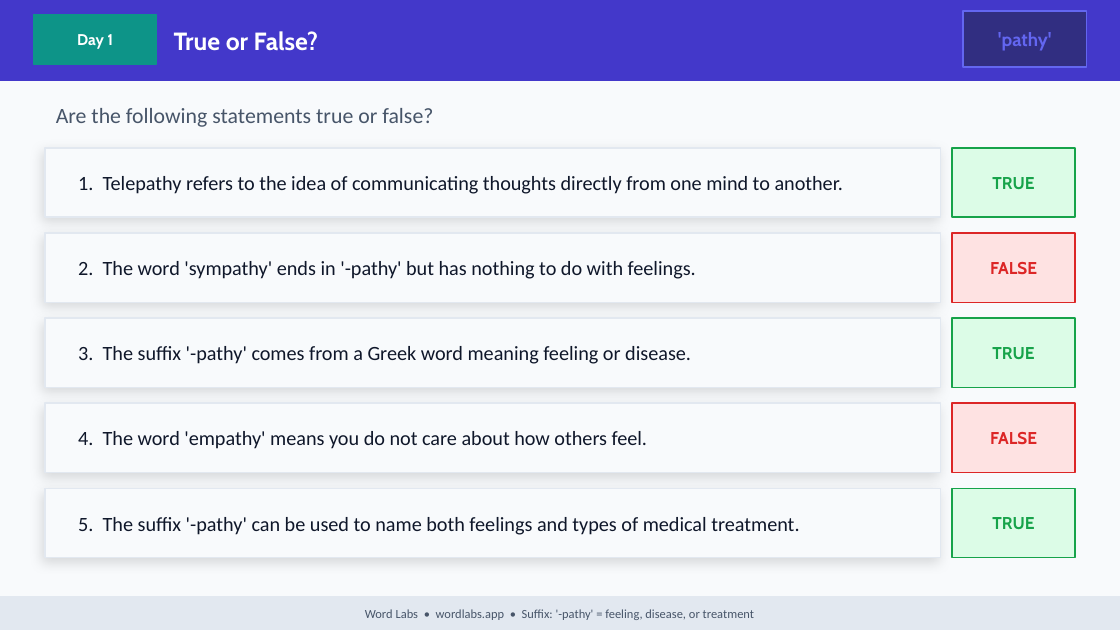
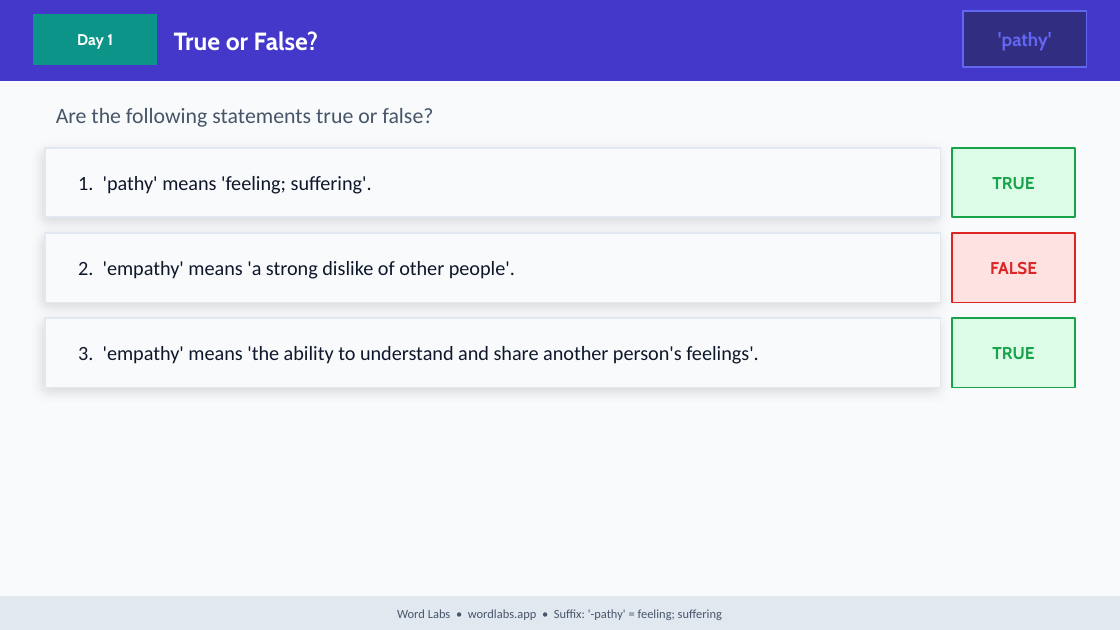
Before and after one commit to NickD135/morphology-builder, a slide deck: slide 5 of output/wordlabs-pathy-suffix-3day.pptx. Drawn at 1120x630 pixels with LibreOffice and Linux fonts; fonts in the diff are those of the drawing. Boxes give left, top, right and bottom in pixels: in the first picture for what was removed or moved away, otherwise in the second. Text is boxed around its words. In the diff, an @@ line names an element or a change of style, - is before the commit and + after.

Commit message:
content(decks): regenerate 350/360 decks incl. 13 revived sparse morphemes
Added pod/vore type-overrides + re-tagged -pathy family to X+pathy; the 67 new verified words
now feed decks for thermo/phon/aero/em/hyper/hypo/hood/ious/eous/sion/pathy/pod/vore. 9 morphemes
(claus/gyro/endo/stetho/kaleido/lingual/violet/curricular/terrestrial) genuinely lack enough real
words and keep old decks; remove(=re+move) dropped. New words added to dictionary.txt for builder.

```diff
--- a/output/wordlabs-pathy-suffix-3day.pptx
+++ b/output/wordlabs-pathy-suffix-3day.pptx
@@ text at bbox=[78, 176, 372, 194]: text changed @@
-1. Telepathy refers to the idea of communicating thoughts directly from one mind to another.
+1. 'pathy' means 'feeling; suffering'.
@@ text at bbox=[78, 261, 515, 279]: text changed @@
-2. The word 'sympathy' ends in '-pathy' but has nothing to do with feelings.
+2. 'empathy' means 'a strong dislike of other people'.
@@ text at bbox=[78, 346, 759, 364]: text changed @@
-3. The suffix '-pathy' comes from a Greek word meaning feeling or disease.
+3. 'empathy' means 'the ability to understand and share another person's feelings'.
@@ rectangle removed at bbox=[45, 403, 941, 473] @@
@@ rectangle removed at bbox=[952, 403, 1075, 473] @@
@@ text removed at bbox=[78, 431, 647, 449] @@
-4. The word 'empathy' means you do not care about how others feel.
@@ text removed at bbox=[990, 432, 1037, 444] @@
-FALSE
@@ rectangle removed at bbox=[45, 488, 941, 558] @@
@@ rectangle removed at bbox=[952, 488, 1075, 558] @@
@@ text removed at bbox=[78, 517, 799, 535] @@
-5. The suffix '-pathy' can be used to name both feelings and types of medical treatment.
@@ text removed at bbox=[992, 517, 1034, 529] @@
-TRUE
@@ text at bbox=[397, 609, 722, 620]: text changed @@
-Word Labs • wordlabs.app • Suffix: '-pathy' = feeling, disease, or treatment
+Word Labs • wordlabs.app • Suffix: '-pathy' = feeling; suffering
```
Also in this commit, not shown: 34 other slides changed, 16 other files.
